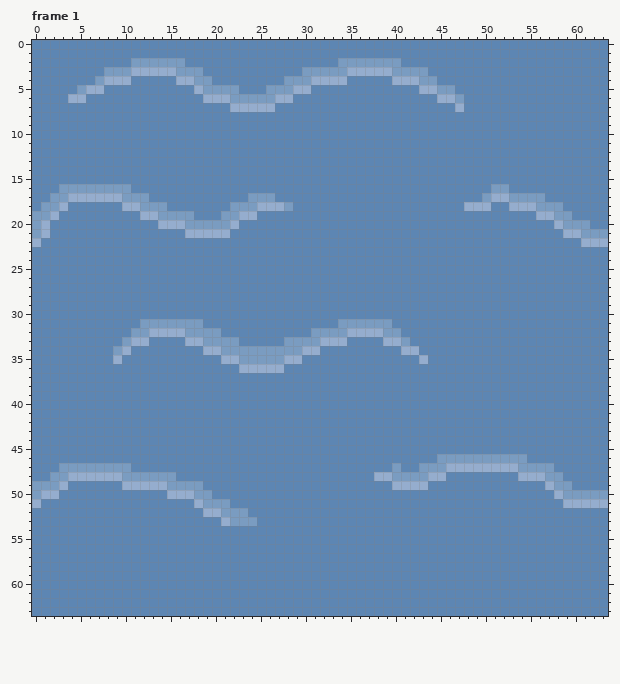
File history of a pixel-art file, ProjectAssets/Enviroment/AsepriteFiles/Water_Floor_01.aseprite. This is how it looked before the edit.
64x64 pixels, 7 frames. Shown: frame 1. The commit also changed other frames, which this record leaves out.
The same view after the edit:
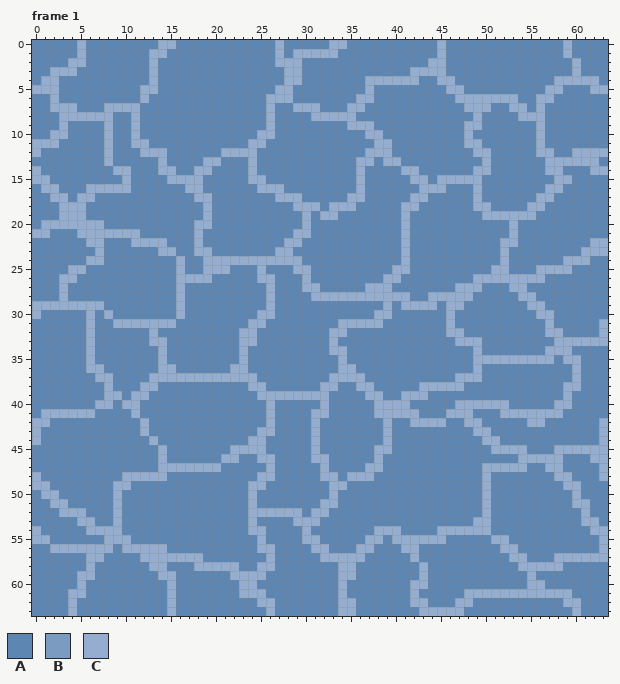
Palette (. is transparent): A #5d86b3  B #7a9cc1  C #95adce
From old to new:
layer "Layer 1" added
Changed rows in their new state; - is an unchanged pixel.
Frame 1, layer "Layer 2":
first column x 0:
 0 -----C--------CC-----------C-----CC----------C-------------C----
 1 -----C-------CC------------C-CCCCC-----------C-------------C----
 2 ----CC-----AACAAA----------CCC----AAAAAAA---CC--------------C---
 3 --CCC---AAAAA-AAAAA---------CCAAAAAAAAAAAACCCC--------------C---
 4 -CC----AAAA--C--AAAA--------CCAAAAA--CCC---AACC-----------CCCCC-
 5 CCC--AAA----CC----AAAAA---ACCAA------C-----AAACC---------CC---CC
 6 --C-AA------C------AAAAAAAC---------CC-------AACCCCCCC--CC------
 7 --CCC---CCCC----------AAAA---CCC---CC----------ACCC--CC-C-------
 8 ---CCCCCC--C--------------C----CCCCC-------------C----CCC-------
 9 ---C----C--C--------------C--------CCC----------CC------C-------
10 --CC----C--C-------------CC----------CC---------C-------C-------
11 CCC-----C--CC-----------CC------------CC--------CC------C-------
12 C-------C---CCC------CCCC------------CCC---------CC-----CC--CCCC
13 --------C-----C----CC---C-----------CC-CC---------C------CCCCCC-
14 C--------CC---CC--CC----C-----------C----CC------CC------CC---CC
15 CC--------C----CCCC-----CC----------C-----CC-CCCCC--------CC----
16 -CCAAACCCCC------CC------CCC--------C------CCC---C-AA----CC-----
17 --CCA--AAAAAA-----CC----AAACCC-----CC-----CC-----CAAAAAACC------
18 -AA-CC----AAAAA----C--AAAAAAACCC-CCC-----CC-----A----AA-CAA-----
19 AAACCC------AAAAAA-C-AAAA-----C-CC-------C--------CCCCCCAAAA----
20 A-CCCCCC------AAAACCAAA-------C----------C-----------C----AAAA--
21 C----CCCCCCC-----A-AAA-------CC----------C-----------C-----AAAAA
22 A-----CC---CCCC---C---------CC-----------C----------CC-------A--
23 -------C------CC--CC-------CC------------C----------C--------CCC
24 ------CC--------C--CCCCCCCCCCC-----------C----------C------CCC--
25 ----CC----------C--CCC---C---CC---------CC---------CC---CCCC----
26 ---CC-----------CCCC-----CC---C--------CC--------CCCCCCCC-------
27 ---C------------C---------C---CC-----CCC-------CCC---CC---------
28 ---C------------C---------C----CCCCCCCCCCC--CCCCC-----CC--------
29 CCCCCCCC--------C---------C------------C-CCCC-CC-------CC-------
30 C-----C-C-------C--------CC-----------CC------C---------CC------
31 ------C--CCCCCCCAAA-----CC--------CCCCCA------C----------C-----C
32 ------C----AA-AAAAAAA--CC------AACCAAAAAA-----CC---------CC----C
33 ------C---AAACC--AAAAAACC---AAAAA-A----AAA-----CCC--------CCCCCC
34 ------C--AA---C----AAAACAAAAAAAA-CC------AA------C-------CCC----
35 ------C--A----C------AACAAAAAA----C--------A-----CCCCCCCCC-CC---
36 ------CC------CC------C-AAAA------CC-------------C----------C---
37 -------CC----CCCCCCCCCCCC--------CCCC----------CCC----------C---
38 --------C---CC----------CC------CC--CC-----CCCCC-----------CC---
39 --------CC-CC------------CCCCCCCC----CC--CCC---------------C----
40 -------CC-CC--------------C-----C-----CCCC-----CCCCCC-----CC----
41 -CCCCCC----C--------------C----CC-----CCCCC---CCC---CCCCCCC-----
42 CC----------C-------------C----C-------C--CCCC--CC-----CC------C
43 C-----------C------------CC----C-------C---------CC------------C
44 C------------C----------CC-----C-------C----------CC-----------C
45 --------------C-------CCCC-----C------CC-----------CCCC---CCCCCC
46 --------------C------CC--CC----CC-----C------AAAAAAAAACCCCC---CC
47 ---AAAAAAAA---CCCCCCC-----C-----C----CC-A--AAAAAAA----CAACC----C
48 C-AAAAAAAACCCCCA---------CC-----CC-CCCAAAAAAAA----C---AAAACC---C
49 CCAA-----C-AAAAAAAA-----CC-------CC-----AAAA------C------AACC---
50 A--------C-----AAAAA----C--------C----------------C-------AACAAA
51 A-CC-----C--------AAAA--C-------CC----------------C--------A--AA
52 ---CCC---C---------AAAAACCCCCC-CC-----------------C----------C--
53 -----CC--C-----------AAAC----CCC-----------------CC----------CC-
54 C-----CCCC--------------CC----C-------CCC----CCCCCC-----------CC
55 CC------CCC--------------C----CC-----CC-CCCCCC-----CC----------C
56 --CCCCCCC-CCCCC----------CC----CC---CC---CC---------CC---------C
57 ------CC----CCCCCCC-------C-----CCCCC-----C----------CC---CCCCCC
58 ------C------CC---CCCCC--CC-------CC-------C----------CCCCC-----
59 -----CC-------CC------CCCC--------CC-------C-----------C--------
60 -----C---------C-------CC---------C-------CC-----------CC-------
61 ----CC---------C-------CCC--------C-------C-----CCCCCCCCCCCC----
62 ----C----------C---------CC-------CC------CC---CC----------CC---
63 ----C----------C----------C-------CC-------CCCCC------------C---
Changed places in both pictures, as pixel boxes (x1, y1, x2, y2):
changed: (32, 40, 608, 616)
